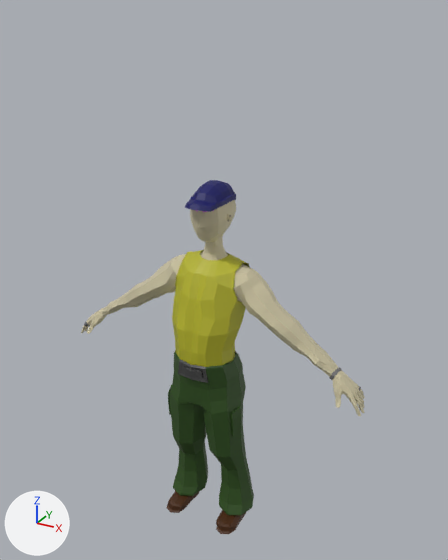
An edit to the FBX model TI3_Educacional/Assets/Models/Characters/Lestat.fbx, drawn before and after from the same camera.
One viewpoint serves both versions: a 50 mm camera at (1.53, -2.59, 2.14) aimed at (0.04, 0.12, 0.79). Lighting does not change. The marker at lower left points along +X, +Y and +Z. Vertices at the same position are counted once.

In view in the first picture: 'Lestat'.
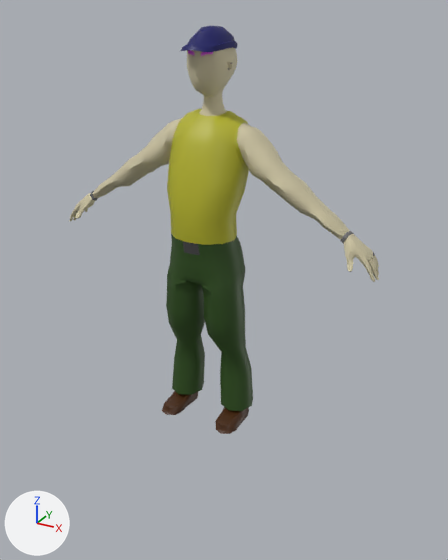
Changed parts and their boxes (x1, y1, x2, y2) in the pictures (448 x 560 px; the box of a moved part takes in the faces that stretch with it):
'Lestat', reshaped, moved (10% wider, 15% taller)
    before: (81, 180, 364, 534)
    after: (69, 26, 379, 434)
part 1 of me_lestat, deleted (green)
    before: (168, 350, 254, 515)
part 2 of me_lestat, moved or reshaped
    before: (161, 233, 251, 367)
    after: (155, 83, 254, 411)
part 3 of me_lestat, built on
    before: (84, 321, 89, 327)
    after: (86, 191, 104, 201)
part 4 of me_lestat, recoloured (green)
    after: (166, 245, 246, 378)

The change, as a diff of the scene's bpy script:
```diff
--- a/TI3_Educacional/Assets/Models/Characters/Lestat.fbx.py
+++ b/TI3_Educacional/Assets/Models/Characters/Lestat.fbx.py
@@ me_lestat @@
 # used by ob_lestat; location = (0.0, 0.0, 0.0)
-me_lestat.from_pydata(...)  # 2531 vertices, 2504 faces; spans x -0.9..0.9, y -0.18..0.24, z -0.74..1.33
+me_lestat.from_pydata(...)  # 2039 vertices, 2037 faces; spans x -0.9..0.9, y -0.17..0.23, z -0.74..1.34
+# me_lestat part 1: the loose piece of 338 vertices spanning x -0.28..0.28, y -0.18..0.22, z -0.66..0.4 is deleted
+# me_lestat part 2: 102 vertices moved from x -0.22..0.22, y -0.16..0.23, z -0.63..0.93 to x -0.24..0.24, y -0.16..0.23, z -0.64..0.95; 241 vertices removed from x -0.24..0.24, y -0.15..0.24, z -0.44..1.04; 71 vertices added at x -0.26..0.26, y -0.15..0.22, z -0.65..1.05
+# me_lestat part 3: 1 vertex moved within x -0.83, y -0.01, z 0.35; 12 vertices removed from x -0.86..-0.83, y -0.03..0.0, z 0.34..0.37; 28 vertices added at x -0.85..-0.71, y -0.01..0.09, z 0.36..0.48
+# me_lestat part 4: 134 faces spanning x -0.23..0.23, y -0.13..0.19, z -0.45..0.3 switch from mat_skin (light grey #e2dcc3) to mat_pants (dark green #2d4e19)
+# me_lestat part 5: the surface is now shaded smooth
 me_lestat.materials.append(mat_belt)
@@ ob_lestat @@
 ob_lestat = bpy.data.objects.new('Lestat', me_lestat)
-ob_lestat.location = (0.0, 0.0, 0.0)
+ob_lestat.location = (0.0, 0.0, 0.729)
```
